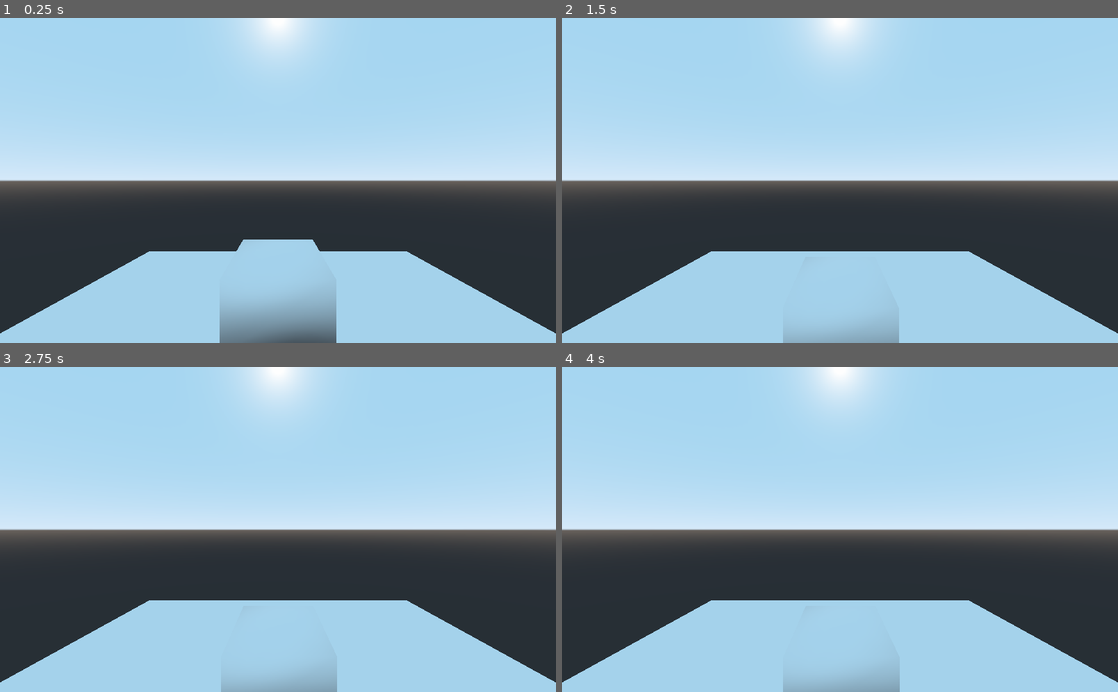
Above: before the commit, frames 1-4 (two rows, left to right).
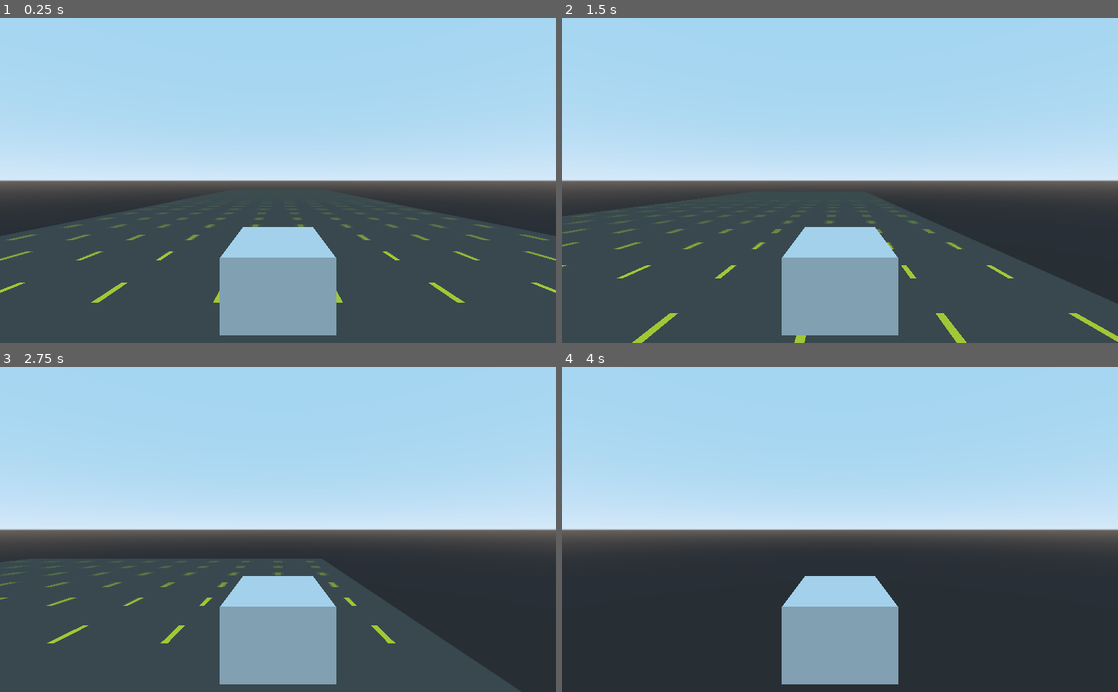
Above: after the commit, the same moments.

Repository: CloneDeath/TokyoBlue
Game: Godot game, scene res://Main.tscn
The game is run twice, just before and just after one commit, with the same random seed, the same clock (stepped at 60 frames per second) and the same inputs.
Inputs:
- Up to frame 1 (0.25 s): no input
- Up to frame 2 (1.5 s): hold D (move_right, bound only after the commit) 0.53-1.28 s; hold A (move_left, bound only after the commit) from 1.28 s (still down)
- Up to frame 3 (2.75 s): release A (move_left, bound only after the commit) at 2.03 s; hold D (move_right, bound only after the commit) from 2.03 s (still down)
- Up to frame 4 (4 s): tap Enter at 3.5 s; release D (move_right, bound only after the commit) at 3.53 s; hold A (move_left, bound only after the commit) from 3.53 s (still down)

The runs differ from the first frame. In frame 1, 38% of the frame differs, in the area x 0-100%, y 0-100%; in frame 2, 36%; in frame 3, 33%; in frame 4, 24%.

Commit message:
Organized a little, started working on player control.

Diff:
--- /dev/null
+++ b/Environment/Track/Track.tscn
@@ -0,0 +1,26 @@
+[gd_scene load_steps=5 format=2]
+
+[ext_resource path="res://Environment/Track/track.png" type="Texture" id=1]
+
+[sub_resource type="SpatialMaterial" id=1]
+
+albedo_texture = ExtResource( 1 )
+uv1_scale = Vector3( 10, 10, 10 )
+
+[sub_resource type="QuadMesh" id=2]
+
+material = SubResource( 1 )
+size = Vector2( 20, 20 )
+
+[sub_resource type="PlaneShape" id=3]
+
+
+[node name="Track" type="StaticBody"]
+
+[node name="MeshInstance" type="MeshInstance" parent="."]
+transform = Transform( 1, 0, 0, 0, 4.88762e-07, 1, 0, -1, 4.88762e-07, 0, 0, 0 )
+mesh = SubResource( 2 )
+material/0 = null
+
+[node name="CollisionShape" type="CollisionShape" parent="."]
+shape = SubResource( 3 )
--- a/Main.tscn
+++ b/Main.tscn
@@ -1,20 +1,19 @@
 [gd_scene load_steps=3 format=2]
 
-[ext_resource path="res://Player.tscn" type="PackedScene" id=1]
-[ext_resource path="res://Track.tscn" type="PackedScene" id=2]
+[ext_resource path="res://Player/Player.tscn" type="PackedScene" id=1]
+[ext_resource path="res://Environment/Track/Track.tscn" type="PackedScene" id=2]
 
 [node name="Main" type="Spatial"]
 
 [node name="Player" parent="." instance=ExtResource( 1 )]
-transform = Transform( 1, 0, 0, 0, 1, 0, 0, 0, 1, 0, 0.755146, 0 )
 
 [node name="Camera" type="Camera" parent="Player"]
-transform = Transform( 1, 0, 0, 0, 1, 0, 0, 0, 1, 0, 2, 4 )
+transform = Transform( -1, 0, -3.25841e-07, 0, 1, 0, 3.25841e-07, 0, -1, 0, 2, -4 )
 
 [node name="Track" parent="." instance=ExtResource( 2 )]
 
 [node name="Track2" parent="." instance=ExtResource( 2 )]
-transform = Transform( 1, 0, 0, 0, 1, 0, 0, 0, 1, 0, 0, 10 )
+transform = Transform( 1, 0, 0, 0, 1, 0, 0, 0, 1, 0, 0, 20 )
 
 [node name="Track3" parent="." instance=ExtResource( 2 )]
-transform = Transform( 1, 0, 0, 0, 1, 0, 0, 0, 1, 0, 0, 20 )
+transform = Transform( 1, 0, 0, 0, 1, 0, 0, 0, 1, 0, 0, 40 )
--- /dev/null
+++ b/Player/Player.gd
@@ -0,0 +1,15 @@
+extends KinematicBody
+
+var THRUST = 10;
+var velocity = Vector3();
+
+func _physics_process(delta):
+	velocity.z += THRUST * delta;
+	if (velocity.z > 1000): velocity.z = 1000;
+	UpdateInput();
+	velocity = self.move_and_slide(velocity);
+
+func UpdateInput():
+	var LEFT = Input.is_action_pressed("move_left");
+	var RIGHT = Input.is_action_pressed("move_right");
+	velocity.x = (int(LEFT) - int(RIGHT)) * 10;
--- a/Player.tscn
+++ b/Player/Player.tscn
@@ -1,4 +1,6 @@
-[gd_scene load_steps=3 format=2]
+[gd_scene load_steps=4 format=2]
+
+[ext_resource path="res://Player/Player.gd" type="Script" id=1]
 
 [sub_resource type="BoxShape" id=1]
 
@@ -9,13 +11,13 @@
 size = Vector3( 1.5, 1, 2 )
 
 [node name="Player" type="KinematicBody"]
+script = ExtResource( 1 )
 
 [node name="CollisionShape" type="CollisionShape" parent="."]
 transform = Transform( 1, 0, 0, 0, 1, 0, 0, 0, 1, 0, 0.5, 0 )
 shape = SubResource( 1 )
 
-[node name="SoftBody" type="SoftBody" parent="."]
+[node name="MeshInstance" type="MeshInstance" parent="."]
 transform = Transform( 1, 0, 0, 0, 1, 0, 0, 0, 1, 0, 0.5, 0 )
 mesh = SubResource( 2 )
 material/0 = null
-simulation_precision = 4
--- a/Track.tscn
+++ /dev/null
@@ -1,19 +0,0 @@
-[gd_scene load_steps=3 format=2]
-
-[sub_resource type="QuadMesh" id=1]
-
-size = Vector2( 10, 10 )
-
-[sub_resource type="PlaneShape" id=2]
-
-
-[node name="Track" type="StaticBody"]
-
-[node name="MeshInstance" type="MeshInstance" parent="."]
-transform = Transform( 1, 0, 0, 0, 4.88762e-07, 1, 0, -1, 4.88762e-07, 0, 0, 0 )
-mesh = SubResource( 1 )
-material/0 = null
-
-[node name="CollisionShape" type="CollisionShape" parent="."]
-transform = Transform( 0.5, 0, 0, 0, 1, 0, 0, 0, 0.5, 0, 0, 0 )
-shape = SubResource( 2 )
--- a/project.godot
+++ b/project.godot
@@ -19,6 +19,21 @@
 run/main_scene="res://Main.tscn"
 config/icon="res://icon.png"
 
+[input]
+
+move_left={
+"deadzone": 0.5,
+"events": [ Object(InputEventKey,"resource_local_to_scene":false,"resource_name":"","device":0,"alt":false,"shift":false,"control":false,"meta":false,"command":false,"pressed":false,"scancode":65,"unicode":0,"echo":false,"script":null)
+, Object(InputEventKey,"resource_local_to_scene":false,"resource_name":"","device":0,"alt":false,"shift":false,"control":false,"meta":false,"command":false,"pressed":false,"scancode":16777231,"unicode":0,"echo":false,"script":null)
+ ]
+}
+move_right={
+"deadzone": 0.5,
+"events": [ Object(InputEventKey,"resource_local_to_scene":false,"resource_name":"","device":0,"alt":false,"shift":false,"control":false,"meta":false,"command":false,"pressed":false,"scancode":68,"unicode":0,"echo":false,"script":null)
+, Object(InputEventKey,"resource_local_to_scene":false,"resource_name":"","device":0,"alt":false,"shift":false,"control":false,"meta":false,"command":false,"pressed":false,"scancode":16777233,"unicode":0,"echo":false,"script":null)
+ ]
+}
+
 [rendering]
 
 environment/default_environment="res://default_env.tres"
Binary file added: Environment/Track/track.aseprite
Binary file added: Environment/Track/track.png
Not shown, added: Environment/Track/track.png.import
